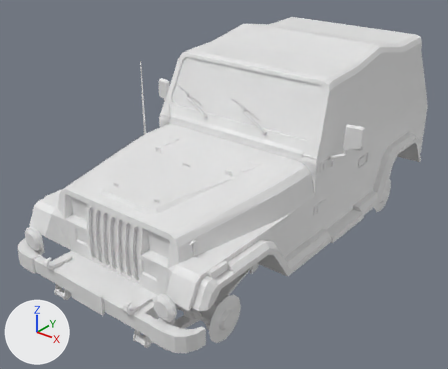
The Blender file Vehicles/Vehicle_Jeep/Vehicles_OffRoad_UV.blend: old version first, new version second.
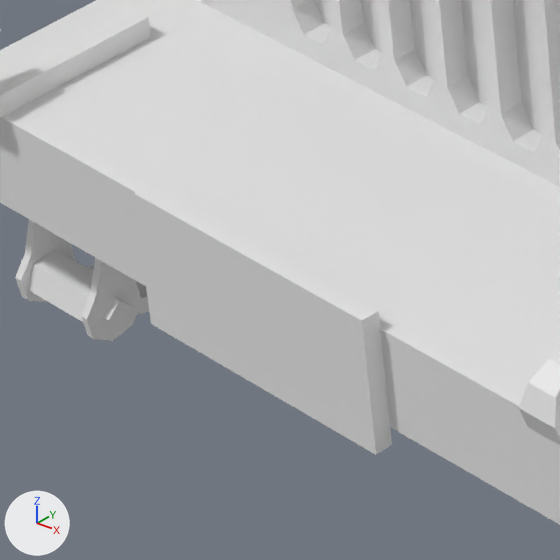
Each version appears first whole from a camera (50 mm lens) standing at (3.72, -5.14, 3.24) and looking at (-0.17, -0.28, 0.23), and next in a close-up on the part from 12% to 28% of the width and 69% to 89% of the height. The lights are fixed; the arrows at lower left show +X, +Y and +Z.

The older version as bpy lines, for what is in view:
```python
me_chassis_004 = bpy.data.meshes.new('chassis.004')
me_chassis_004.from_pydata(...)  # 254 vertices, 190 faces; spans x 0.34..0.57, y -1.74..1.73, z -0.36..0.31
me_chassis_004.materials.append(mat_tt_checker_512x512_uv_grid)  # its picture is missing
me_cube = bpy.data.meshes.new('Cube')
me_cube.from_pydata(...)  # 527 vertices, 495 faces; spans x 0.0..1.15, y -2.61..2.44, z -0.21..1.57
me_cube.materials.append(mat_tt_checker_512x512_uv_grid)  # its picture is missing
me_cube_010 = bpy.data.meshes.new('Cube.010')
me_cube_010.from_pydata(...)  # 80 vertices, 56 faces; spans x -1.01..1.08, y -2.4..2.42, z -0.1..1.54
me_cube_010.materials.append(mat_tt_checker_512x512_uv_grid)  # its picture is missing
ob_body_001 = bpy.data.objects.new('BODY.001', me_cube)
ob_body_001.location = (0.0, 0.0, 0.0)
ob_body_001.rotation_euler = (0.0, 0.0, 3.142)  # degrees (0, 0, 180)
_m = ob_body_001.modifiers.new('Mirror', 'MIRROR')
_m.use_clip = True
ob_hood_lock = bpy.data.objects.new('HOOD_LOCK', me_cube_010)
ob_hood_lock.location = (0.0, 0.0, 0.0)
ob_hood_lock.rotation_euler = (0.0, 0.0, 3.142)  # degrees (0, 0, 180)
ob_podveska = bpy.data.objects.new('Podveska', me_chassis_004)
ob_podveska.location = (0.0, 0.0, 0.0)
ob_podveska.rotation_euler = (0.0, 0.0, 3.142)  # degrees (0, 0, 180)
ob_podveska.scale = (1.34, 1.34, 1.34)
_m = ob_podveska.modifiers.new('Mirror', 'MIRROR')
```
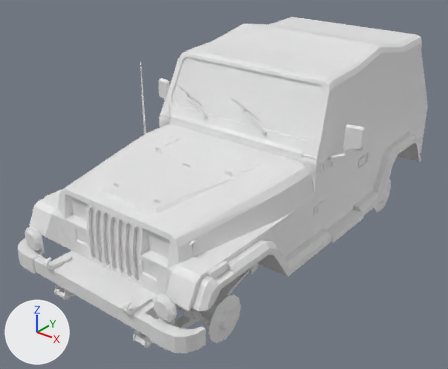
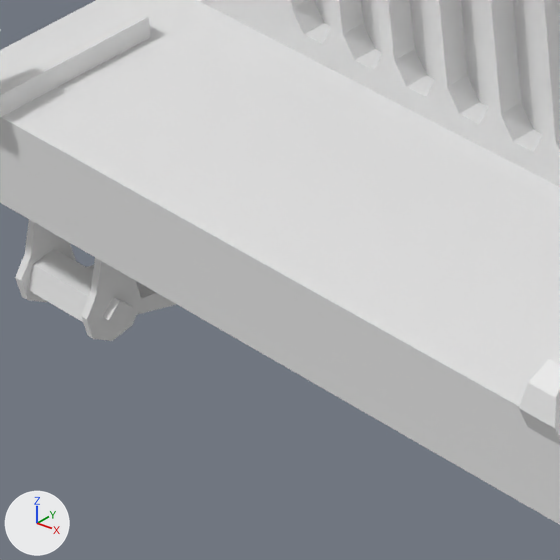
Where the change shows, as pixel boxes (x1, y1, x2, y2) in the close-ups (560 x 560 px):
'HOOD_LOCK', reshaped (not visible afterwards): before (134, 184, 392, 455)

What the commit changed:
me_cube_010 has 80 vertices, 56 faces and spans x -1.01..1.08, y -2.4..2.42, z -0.1..1.54.
me_cube_010 is used by ob_hood_lock; location (0.0, 0.0, 0.0); rotation (0.0, 0.0, 3.142), in degrees (0, 0, 180).
me_cube_010 part 1: the loose piece of 8 vertices spanning x -0.2..0.2, y 2.39..2.42, z -0.1..0.09 is deleted.
